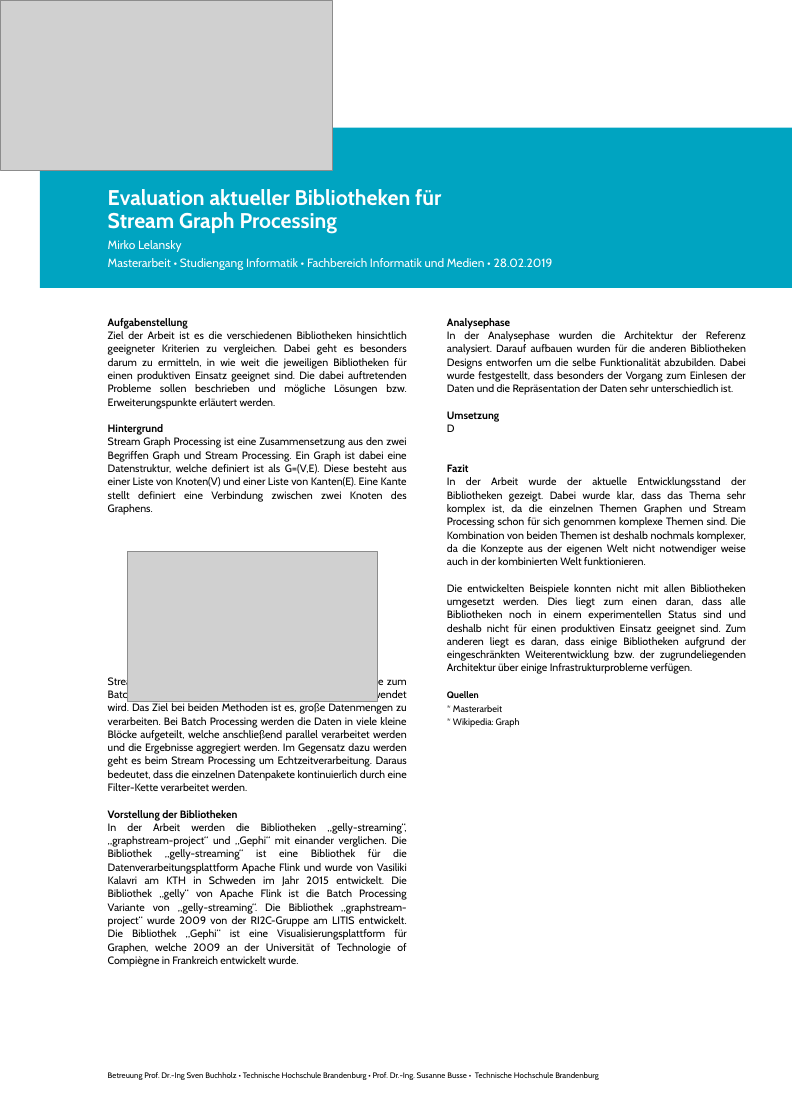
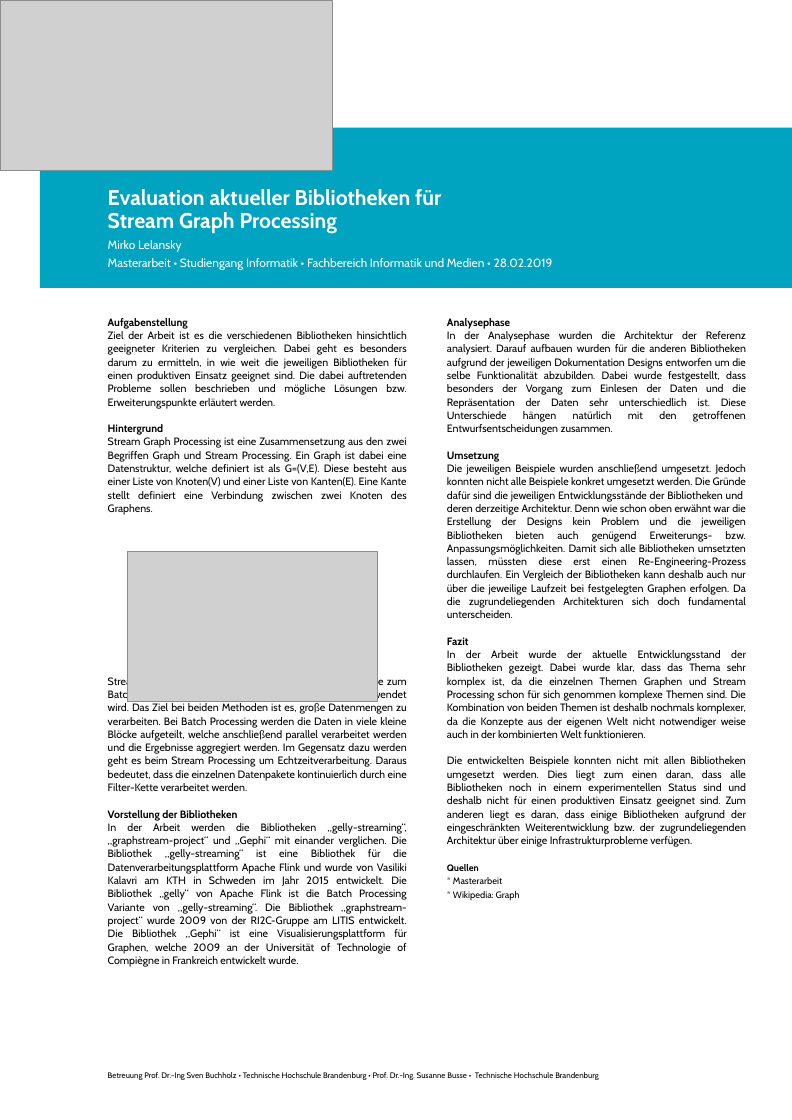
Before and after one commit to mirko-lelansky/masterthesis-graphstreaming, a slide deck: slide 1 of poster/Poster.odp. Drawn at 792x1120 pixels with LibreOffice and Linux fonts; fonts in the diff are those of the drawing; grey boxes stand for pictures. Boxes give left, top, right and bottom in pixels: in the first picture for what was removed or moved away, otherwise in the second. Text is boxed around its words. In the diff, an @@ line names an element or a change of style, - is before the commit and + after.

Commit message:
Finish the document for the presentation

```diff
--- a/poster/Poster.odp
+++ b/poster/Poster.odp
@@ text at [447, 331, 746, 435]: text changed @@
-In der Analysephase wurden die Architektur der Referenz analysiert. Darauf aufbauen wurden für die anderen Bibliotheken Designs entworfen um die selbe Funktionalität abzubilden. Dabei wurde festgestellt, dass besonders der Vorgang zum Einlesen der Daten und die Repräsentation der Daten sehr unterschiedlich ist.
+In der Analysephase wurden die Architektur der Referenz analysiert. Darauf aufbauen wurden für die anderen Bibliotheken aufgrund der jeweiligen Dokumentation Designs entworfen um die selbe Funktionalität abzubilden. Dabei wurde festgestellt, dass besonders der Vorgang zum Einlesen der Daten und die Repräsentation der Daten sehr unterschiedlich ist. Diese Unterschiede hängen natürlich mit den getroffenen Entwurfsentscheidungen zusammen.
@@ text at [447, 464, 746, 618]: text changed @@
-D
+Die jeweiligen Beispiele wurden anschließend umgesetzt. Jedoch konnten nicht alle Beispiele konkret umgesetzt werden. Die Gründe dafür sind die jeweiligen Entwicklungsstände der Bibliotheken und deren derzeitige Architektur. Denn wie schon oben erwähnt war die Erstellung der Designs kein Problem und die jeweiligen Bibliotheken bieten auch genügend Erweiterungs- bzw. Anpassungsmöglichkeiten. Damit sich alle Bibliotheken umsetzten lassen, müssten diese erst einen Re-Engineering-Prozess durchlaufen. Ein Vergleich der Bibliotheken kann deshalb auch nur über die jeweilige Laufzeit bei festgelegten Graphen erfolgen. Da die zugrundeliegenden Architekturen sich doch fundamental unterscheiden.
```
